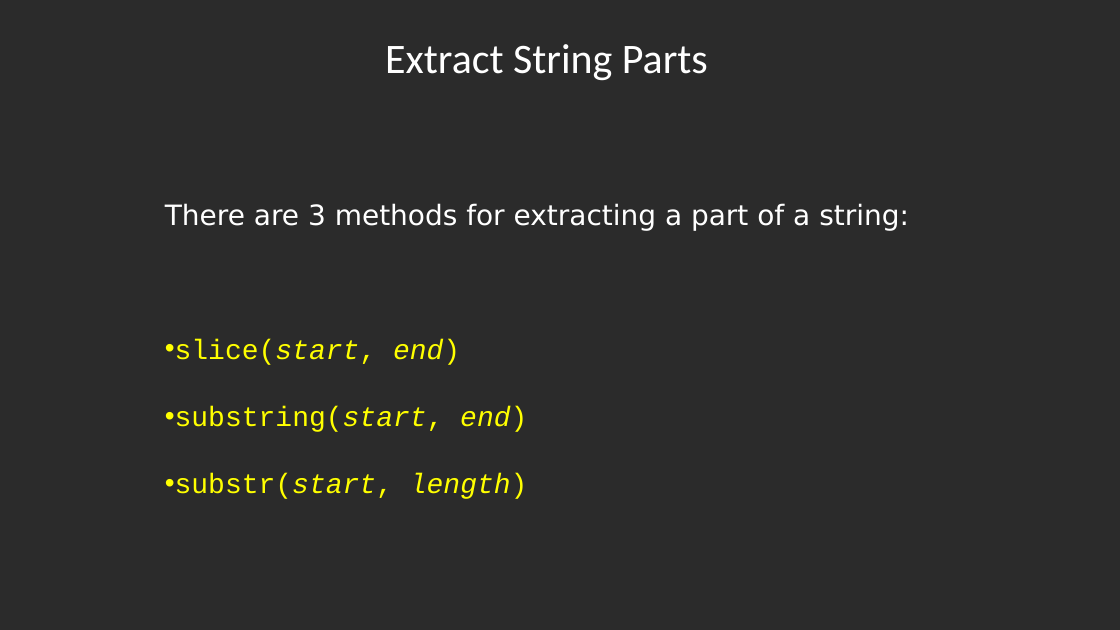
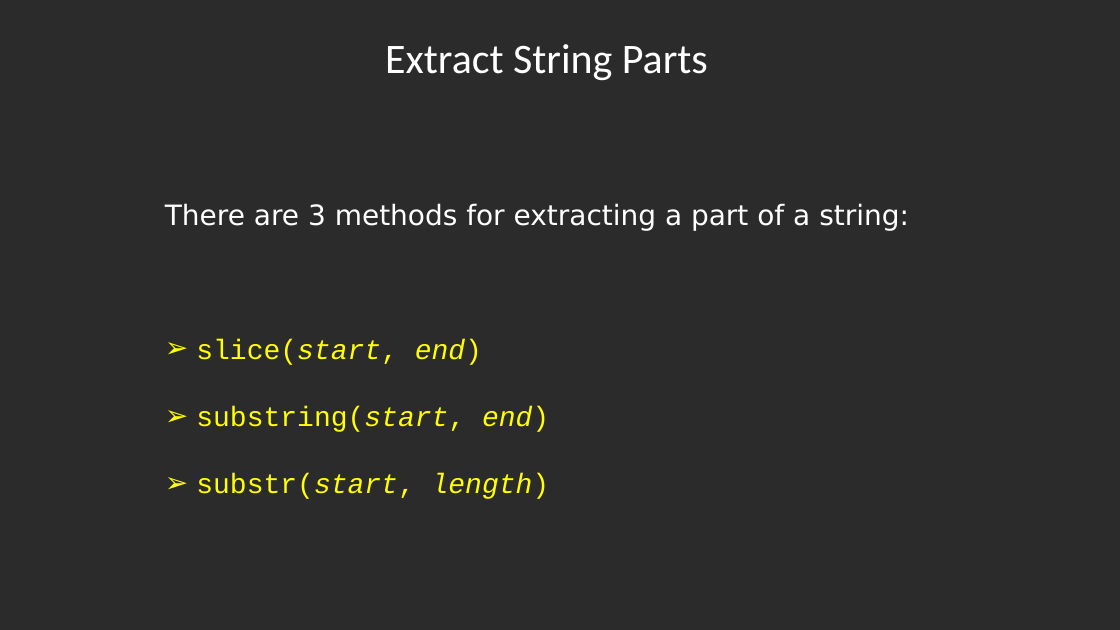
Before and after one commit to jianchentech/WebCamp, a slide deck: slide 19 of WebLecture/Lecture13-Javascript4.pptx. Drawn at 1120x630 pixels with LibreOffice and Linux fonts; fonts in the diff are those of the drawing; background and template pictures are left out; a plain dark background stands for a picture behind light text. Boxes give left, top, right and bottom in pixels: in the first picture for what was removed or moved away, otherwise in the second. Text is boxed around its words. In the diff, an @@ line names an element or a change of style, - is before the commit and + after.

```diff
--- a/WebLecture/Lecture13-Javascript4.pptx
+++ b/WebLecture/Lecture13-Javascript4.pptx
@@ text at [196,339,550,499]: bullet • to ➢ @@
```
Also in this commit, not shown: 3 other slides changed, 1 other file.
